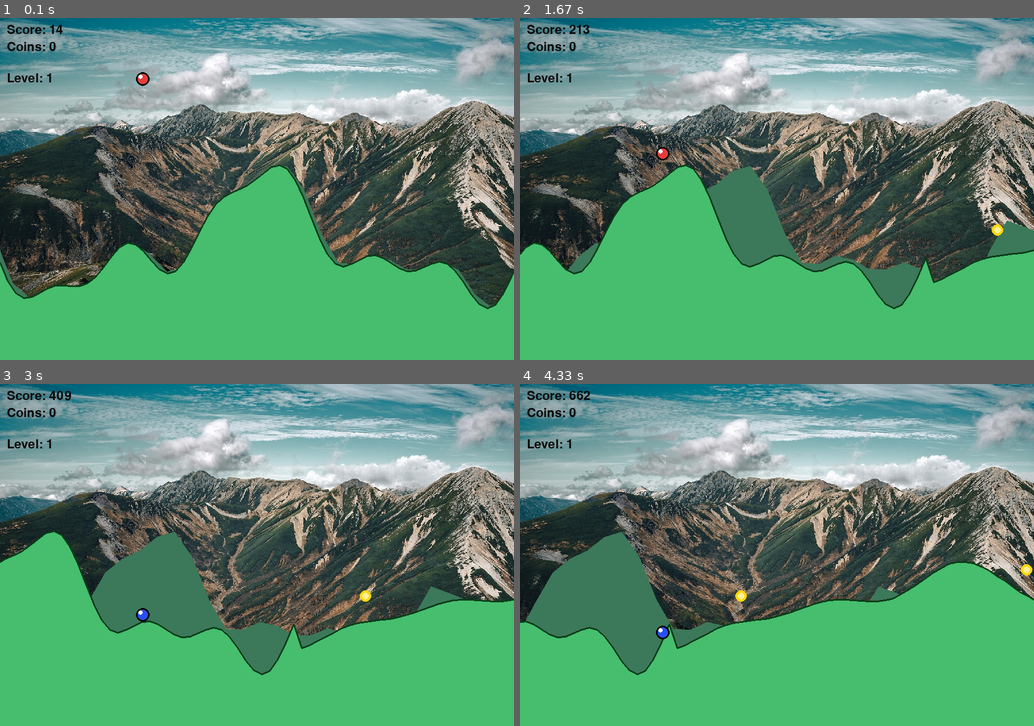
Above: before the commit, frames 1-4 (two rows, left to right).
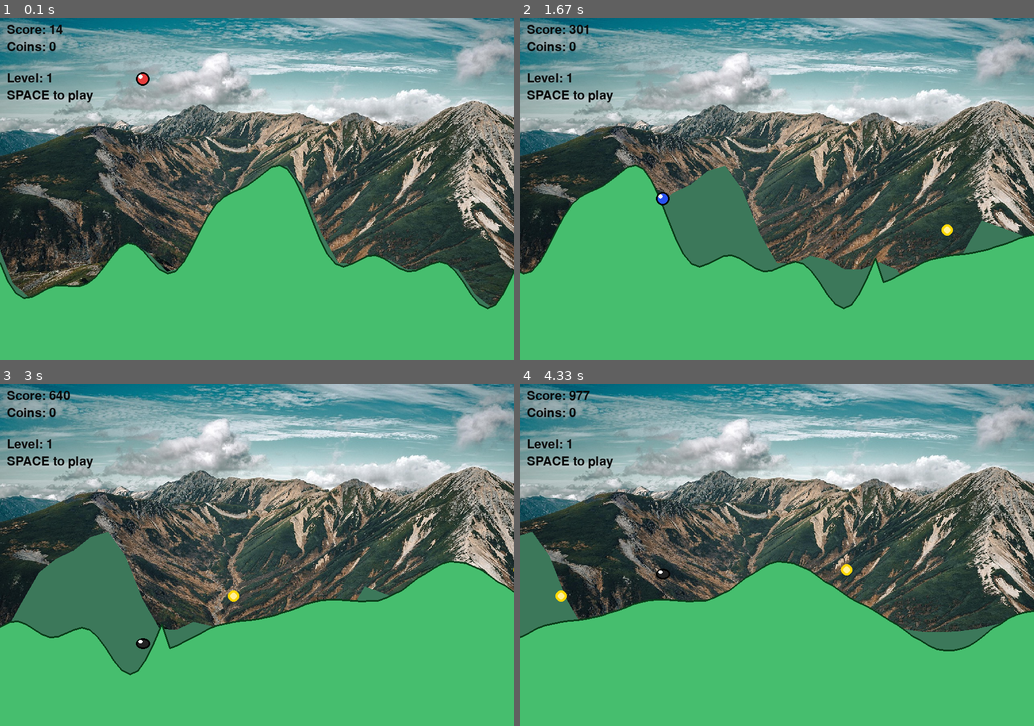
Above: after the commit, the same moments.

Repository: etsekoss/tiny-wings-pygame
Game: pygame game, started from main.py
The game is run twice, just before and just after one commit, with the same random seed, the same clock (stepped at 60 frames per second) and the same inputs.
Inputs (mouse positions are in pixels of both pictures, inside the frame that each line leads up to):
- Up to frame 1 (0.1 s): no input
- Up to frame 2 (1.67 s): press the mouse at (782, 209) at 0.37 s; move the mouse to (715, 202) at 0.47 s; release the mouse at (653, 192) at 0.6 s; tap Space at 0.67, 1.4 s; press the mouse at (782, 209) at 1.03 s; move the mouse to (694, 219) at 1.13 s; release the mouse at (612, 230) at 1.27 s
- Up to frame 3 (3 s): tap Space at 1.7 s; press the mouse at (262, 575) at 1.87 s; move the mouse to (226, 626) at 1.97 s; release the mouse at (190, 674) at 2.1 s; press the mouse at (262, 575) at 2.2 s; move the mouse to (287, 517) at 2.3 s; release the mouse at (313, 455) at 2.43 s; press the mouse at (262, 575) at 2.87 s; move the mouse to (185, 575) at 2.97 s
- Up to frame 4 (4.33 s): release the mouse at (633, 575) at 3.1 s; click (679, 472) at 3.22 s; press the mouse at (679, 472) at 3.53 s; move the mouse to (771, 459) at 3.63 s; release the mouse at (864, 442) at 3.77 s; press the mouse at (679, 472) at 3.87 s; move the mouse to (663, 496) at 3.97 s; release the mouse at (648, 520) at 4.1 s; press the mouse at (679, 472) at 4.2 s; move the mouse to (766, 575) at 4.3 s

The runs differ from the first frame. In frame 1, 0.2% of the frame differs, in the area x 1-19%, y 21-25%; in frame 2, 11%; in frame 3, 16%; in frame 4, 16%, in the area x 0-100%, y 2-86%.

Commit message:
Update mobile input + gameplay tuning

Diff:
--- a/src/main.py
+++ b/src/main.py
@@ -14,6 +14,8 @@
   - Level 1 : terrain lisse, pas de trous
   - Level 2 : terrain plus nerveux, quelques trous (max 4)
   - Level 3 : terrain + trous deviennent plus durs progressivement avec la distance
+- Mobile :
+  - tap/hold écran = même action que ESPACE (pas de clavier virtuel)
 """
 
 import pygame
@@ -45,8 +47,6 @@
     pygame.mixer.init()
     SOUND_COIN = pygame.mixer.Sound("assets/sounds/coin.wav")
     SOUND_GAMEOVER = pygame.mixer.Sound("assets/sounds/gameover.wav")
-    # Convertis en wav "web safe" si besoin:
-    # ffmpeg -y -i assets/sounds/music.wav -ar 44100 -ac 2 -c:a pcm_s16le assets/sounds/music_web.wav
     MUSIC = pygame.mixer.Sound("assets/sounds/music_web.wav")
 except Exception:
     AUDIO_ENABLED = False
@@ -106,6 +106,26 @@
 
 ui = UI()
 
+# -------------------------
+# INPUT ABSTRACTION (Desktop + Mobile)
+# -------------------------
+ACTION_DOWN = False       # état (hold)
+ACTION_PRESSED = False    # edge (tap)
+
+
+def action_down() -> None:
+    """Action principale ON (equiv. ESPACE down / touch down)."""
+    global ACTION_DOWN, ACTION_PRESSED
+    if not ACTION_DOWN:
+        ACTION_PRESSED = True
+    ACTION_DOWN = True
+
+
+def action_up() -> None:
+    """Action principale OFF (equiv. ESPACE up / touch up)."""
+    global ACTION_DOWN
+    ACTION_DOWN = False
+
 
 def reset_game():
     """Réinitialise une partie (objets + compteurs)."""
@@ -121,7 +141,7 @@
 
     distance = 0.0
     score = 0.0
-    night_world_x = -1200.0          # départ raisonnable
+    night_world_x = -1200.0
     energy_zero_time = 0.0
 
     game_over = False
@@ -154,16 +174,20 @@
     global distance, score, night_world_x, energy_zero_time
     global game_over, final_score, game_over_time, new_record, death_reason
     global AUDIO_ENABLED, music_started, user_interacted, music_channel
+    global ACTION_DOWN, ACTION_PRESSED
 
     while running:
         dt = clock.tick(FPS) / 1000.0
+
+        # reset edge chaque frame
+        ACTION_PRESSED = False
 
         # -------- EVENTS --------
         for event in pygame.event.get():
             if event.type == pygame.QUIT:
                 running = False
 
-            # WebAudio: il faut une interaction utilisateur
+            # WebAudio: 1ère interaction
             if event.type in (pygame.KEYDOWN, pygame.MOUSEBUTTONDOWN):
                 user_interacted = True
                 if not music_started:
@@ -175,7 +199,26 @@
                 if user_interacted and (not music_started):
                     try_start_music()
 
-            # touches actives uniquement en Game Over
+            # ---- ACTION INPUT ----
+            # Desktop: SPACE
+            if event.type == pygame.KEYDOWN and event.key == pygame.K_SPACE:
+                action_down()
+            if event.type == pygame.KEYUP and event.key == pygame.K_SPACE:
+                action_up()
+
+            # Mobile/Web: touch souvent via souris
+            if event.type == pygame.MOUSEBUTTONDOWN:
+                action_down()
+            if event.type == pygame.MOUSEBUTTONUP:
+                action_up()
+
+            # Touch events (si disponibles selon build pygame)
+            if hasattr(pygame, "FINGERDOWN") and event.type == pygame.FINGERDOWN:
+                action_down()
+            if hasattr(pygame, "FINGERUP") and event.type == pygame.FINGERUP:
+                action_up()
+
+            # GAME OVER inputs
             if game_over and event.type == pygame.KEYDOWN:
                 if event.key == pygame.K_ESCAPE:
                     running = False
@@ -195,10 +238,13 @@
                     music_channel = None
                     music_started = False
                     user_interacted = False
+
                     prev_phase = 0
                     phase = 0
-
-        # retry auto si interaction déjà faite
+                    ACTION_DOWN = False
+                    ACTION_PRESSED = False
+
+        # retry auto musique si interaction déjà faite
         if user_interacted and (not music_started):
             try_start_music()
 
@@ -209,7 +255,6 @@
             mult = 2.0 if player.air_time >= 2.0 else 1.0
             score += (player.vx * dt) * mult
 
-            # -------- Leveling --------
             prev_phase = phase
             if distance < 12000:
                 phase = 0
@@ -218,40 +263,30 @@
             else:
                 phase = 2
 
-            # Si changement de niveau : reset des trous pour éviter trou immédiat
+            # changement de niveau -> reset trous
             if phase != prev_phase:
                 terrain.gaps = []
                 terrain.next_gap_wx = distance + 900
 
-            # -------- Réglages par niveau --------
+            # ---- difficulté / paramètres ----
             if phase == 0:
-                # Level 1 : très lisse, quasi aucun pic collé
                 terrain.gaps_enabled = False
                 terrain.gaps = []
                 terrain.set_waves([(55, 0.008), (25, 0.016), (10, 0.030)])
-
-                # Nuit lente au début
                 night_k, night_b = 0.80, 40.0
 
             elif phase == 1:
-                # Level 2 : un peu plus nerveux + quelques trous (max 4)
                 terrain.gaps_enabled = True
                 terrain.set_waves([(70, 0.010), (35, 0.020), (15, 0.040)])
-
-                # Trous franchissables et rares
                 terrain.gap_every = 5000.0
                 terrain.gap_width = 90.0
                 terrain.gap_ramp = 260.0
-
-                # Max 4 trous sur tout le niveau 2
                 if len(terrain.gaps) >= 4:
                     terrain.gaps_enabled = False
-
                 night_k, night_b = 0.90, 60.0
 
             else:
-                # Level 3 : augmente progressivement (montagnes + falaises)
-                t3 = min(max((distance - 30000.0) / 60000.0, 0.0), 1.0)  # 0 -> 1
+                t3 = min(max((distance - 30000.0) / 60000.0, 0.0), 1.0)
 
                 waves_easy = [(75, 0.010), (38, 0.022), (18, 0.045)]
                 waves_hard = [(95, 0.016), (55, 0.035), (28, 0.070)]
@@ -262,23 +297,24 @@
                 ])
 
                 terrain.gaps_enabled = True
-                # trous de + en + fréquents et + larges
                 terrain.gap_every = 1800.0 - 900.0 * t3
                 terrain.gap_width = 140.0 + 140.0 * t3
                 terrain.gap_ramp = 240.0 - 80.0 * t3
 
                 night_k, night_b = 1.00, 100.0
 
-            # -------- Nuit + scrolling --------
+            # ---- nuit + scrolling ----
             night_world_x += (player.vx * night_k + night_b) * dt
 
             bg_terrain.update_scroll(player.vx * dt * 0.5)
             terrain.update_scroll(player.vx * dt)
 
-            # Physique joueur
+            # ---- player input injection ----
+            player.boosting = ACTION_DOWN
+            player.action_pressed = ACTION_PRESSED
             player.update(dt, terrain)
 
-            # Collectibles
+            # collectibles
             collectibles.update(distance, player.x, terrain)
             got = collectibles.check_collect(distance, player.x, player.y, terrain)
             if got > 0:
@@ -286,17 +322,15 @@
                 if AUDIO_ENABLED and SOUND_COIN:
                     SOUND_COIN.play()
 
-            # GAME OVER 1 : nuit
+            # ---- game over ----
             if night_world_x >= distance:
                 game_over = True
                 death_reason = "night"
 
-            # GAME OVER 2 : chute
             if (not game_over) and (player.y > HEIGHT + 200):
                 game_over = True
                 death_reason = "hole"
 
-            # GAME OVER 3 : énergie = 0 trop longtemps
             if player.energy <= 0.01:
                 energy_zero_time += dt
             else:
@@ -307,7 +341,6 @@
                 death_reason = "energy"
 
             if game_over:
-                # stop musique + SFX gameover
                 if music_channel:
                     try:
                         music_channel.stop()
@@ -336,7 +369,6 @@
             overlay.fill((10, 10, 30, 120))
             screen.blit(overlay, (0, 0))
 
-        # HUD
         ui.draw_hud(screen, score, player.vx, player.state, player.boosting)
 
         coins_txt = ui.font.render(f"Coins: {coins}", True, (10, 10, 10))
@@ -345,7 +377,10 @@
         level_txt = ui.font.render(f"Level: {phase+1}", True, (10, 10, 10))
         screen.blit(level_txt, (12, 95))
 
-        # GAME OVER
+        hint = "Touch/Hold to play (Mobile)" if IS_WEB else "SPACE to play"
+        hint_txt = ui.font.render(hint, True, (10, 10, 10))
+        screen.blit(hint_txt, (12, 125))
+
         if game_over:
             game_over_time += dt
             ui.draw_game_over_screen(screen, final_score, game_over_time, is_new_record=new_record)
@@ -360,8 +395,6 @@
             screen.blit(reason_surf, (WIDTH // 2 - reason_surf.get_width() // 2, HEIGHT // 2 + 150))
 
         pygame.display.flip()
-
-        # yield navigateur
         await asyncio.sleep(0)
 
 
--- a/src/player.py
+++ b/src/player.py
@@ -2,11 +2,17 @@
 player.py — Gestion du joueur (Tiny Wings)
 
 Objectif "feel" Tiny Wings :
-- Maintien ESPACE = boost (mais contrôlé, pas "fusil")
+- Maintien action = boost (mais contrôlé, pas "fusil")
 - Montée (pente négative) = décélération naturelle (gravité qui tire)
 - Descente (pente positive) = légère accélération
-- Tap ESPACE = saut (jusqu'à 3)
+- Tap action = saut (jusqu'à 3)
 - Squash & stretch à l'impact + bille lisible (contour + highlight)
+
+Compat mobile/web :
+- main.py peut piloter l'input via :
+    player.boosting = ACTION_DOWN
+    player.action_pressed = ACTION_PRESSED
+- fallback clavier (ESPACE) si main ne pilote pas.
 """
 
 import pygame
@@ -28,9 +34,12 @@
 
         self.state = "VOL"
 
-        # Input
+        # Input (fallback clavier)
         self.space_prev = False
         self.boosting = False
+
+        # Input injecté par main (mobile/web)
+        self.action_pressed = False  # edge (tap)
 
         # Triple saut (tap)
         self.jump_count = 0
@@ -43,7 +52,7 @@
 
         # vitesse min/max
         self.vx_min = 90.0
-        self.vx_max = 520.0  # ↓ réduit pour éviter l'effet "fusil" (ajuste si besoin)
+        self.vx_max = 520.0  # ↓ réduit pour éviter l'effet "fusil"
 
         # Impact / squash
         self.impact_timer = 0.0
@@ -57,26 +66,60 @@
         self.prev_slope = 0.0
 
         # Tuning "feel"
-        self.boost_gain = 0.55     # charge d'énergie (plus petit => boost moins violent)
-        self.base_charge = 0.06    # charge minimale
-        self.uphill_drag = 320.0   # freinage en montée (plus grand => montée plus dure)
-        self.downhill_push = 160.0 # petit push en descente
-        self.boost_push = 200.0    # conversion énergie -> vx (plus petit => moins violent)
-        self.friction = 0.08       # friction globale
-
-    def update(self, dt: float, terrain) -> None:
+        self.boost_gain = 0.55      # charge d'énergie (plus petit => boost moins violent)
+        self.base_charge = 0.06     # charge minimale
+        self.uphill_drag = 320.0    # freinage en montée
+        self.downhill_push = 160.0  # petit push en descente
+        self.boost_push = 200.0     # conversion énergie -> vx
+        self.friction = 0.08        # friction globale
+
+    # -------------------------
+    # INPUT LAYER (fallback)
+    # -------------------------
+    def _read_input(self) -> tuple[bool, bool]:
+        """
+        Retourne (boosting, pressed_edge).
+        - Si main.py fournit action_pressed/boosting => on les utilise.
+        - Sinon fallback clavier ESPACE.
+        """
+        # main a injecté un edge ?
+        pressed_edge = bool(getattr(self, "action_pressed", False))
+
+        # boosting peut être piloté par main
+        boosting = bool(getattr(self, "boosting", False))
+
+        # Si main ne pilote pas (cas desktop standalone), fallback clavier
+        # Heuristique : si action_pressed n'est jamais utilisé, on lit le clavier.
         keys = pygame.key.get_pressed()
         space = bool(keys[pygame.K_SPACE])
-        space_pressed = space and (not self.space_prev)
+
+        # Si main n'a pas mis boosting explicitement, on fallback
+        # (on considère "main pilote" quand action_pressed est présent ou quand boosting a été set)
+        # Ici, on prend la valeur clavier si aucune action n'est active et aucun edge fourni.
+        if (not pressed_edge) and (not boosting) and space:
+            boosting = True
+
+        # edge clavier si main n'en fournit pas
+        if not pressed_edge:
+            space_pressed = space and (not self.space_prev)
+            pressed_edge = space_pressed
+
         self.space_prev = space
-        self.boosting = space
+        return boosting, pressed_edge
+
+    def update(self, dt: float, terrain) -> None:
+        boosting, action_pressed = self._read_input()
+        self.boosting = boosting
+
+        # IMPORTANT: reset edge consommé (main le remettra à True au bon moment)
+        self.action_pressed = False
 
         ground_y = terrain.get_height_screen_x(self.x)
         slope = terrain.get_slope_screen_x(self.x)  # dy/dx (y vers le bas)
 
         if self._last_ground_y is None:
             self._last_ground_y = ground_y
-        ground_vy = (ground_y - self._last_ground_y) / dt
+        ground_vy = (ground_y - self._last_ground_y) / dt if dt > 0 else 0.0
 
         # timer impact
         if self.impact_timer > 0.0:
@@ -99,7 +142,7 @@
             self.air_time = 0.0
 
             # Tap = saut
-            if space_pressed:
+            if action_pressed:
                 self.state = "VOL"
                 self.vy = -self.jump_strength
                 self.jump_count = 1
@@ -110,25 +153,16 @@
                 charge = self.base_charge + self.boost_gain * downhill
                 self.energy += charge * dt
             else:
-                # sans action, l'énergie redescend
                 self.energy -= 0.40 * dt
 
             self.energy = max(0.0, min(2.0, self.energy))
 
             # --------- vx "Tiny Wings feel" ----------
-            # 1) Boost doux (pas fusil)
             self.vx += (self.boost_push * self.energy) * dt
-
-            # 2) Montée = freinage fort
             self.vx -= (self.uphill_drag * uphill) * dt
-
-            # 3) Descente = petit push naturel
             self.vx += (self.downhill_push * downhill) * dt
-
-            # 4) friction globale
             self.vx *= (1.0 - self.friction * dt)
 
-            # clamp
             self.vx = max(self.vx_min, min(self.vx_max, self.vx))
 
             # recoller au sol si toujours SOL
@@ -147,13 +181,12 @@
         # -------------------
         else:
             # Tap en l'air => saut supplémentaire (jusqu'à 3)
-            if space_pressed and self.jump_count < self.jump_max:
+            if action_pressed and self.jump_count < self.jump_max:
                 k = self.jump_count
                 strength = self.jump_strength * (self.jump_decay ** k)
                 self.vy = min(self.vy, 0.0) - strength
                 self.jump_count += 1
 
-            # intégration
             self.vy += g * dt
             self.y += self.vy * dt
             self.air_time += dt
@@ -165,7 +198,6 @@
                 self.vy = 0.0
                 self.state = "SOL"
 
-                # squash violent
                 if impact_vy > 900.0:
                     self.impact_timer = 0.12
                     self.impact_strength = min(impact_vy / 1800.0, 1.0)
@@ -200,13 +232,9 @@
         rect = pygame.Rect(0, 0, w, h)
         rect.center = (int(self.x), int(self.y))
 
-        # ellipse principale
         pygame.draw.ellipse(screen, color, rect)
-
-        # contour noir (lisibilité)
         pygame.draw.ellipse(screen, (0, 0, 0), rect, 3)
 
-        # highlight blanc (effet “bille”)
         highlight = rect.copy()
         highlight.width = int(rect.width * 0.35)
         highlight.height = int(rect.height * 0.35)
Not shown, changed: .gitignore
